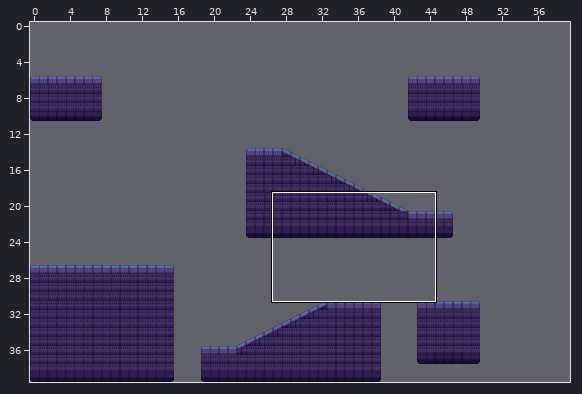
Two states of a Tiled map, assets/tiles/mapa1.tmx. Above: a wide view before the commit, with the close-up outlined.
Close-up. As it was:
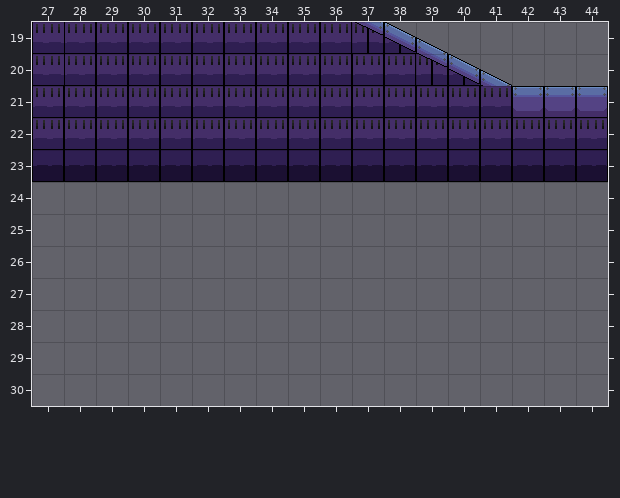
Cells are 32x32 px. Shown: x 27..44, y 19..30. The commit also changed other parts of the map, which this record leaves out. The old version is drawn lined up with the new one.
After:
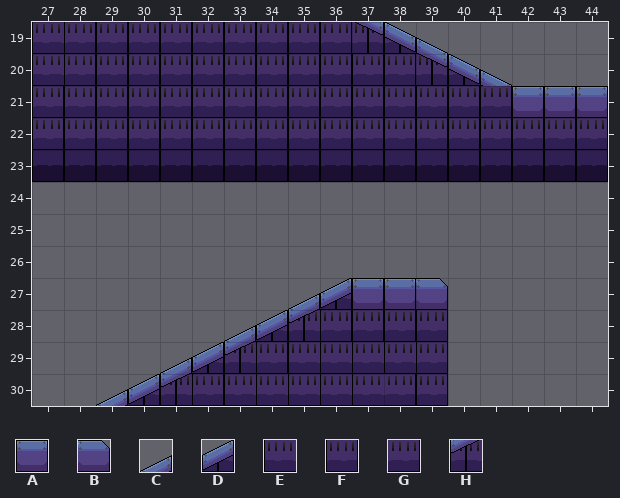
Key: from "tilemap1_32": A 1, B 2, C 6, D 7, E 8, F 9, G 10, H 14.
_ is an empty cell.
Change:
map size 50x40 -> 60x34 cells
Layer "suelos":
Tile A now appears in row 27 at x 37 to 38.
Tile B now appears in row 27 at x 39.
Tile C now appears in row 27 at x 35; in row 28 at x 33; in row 29 at x 31; in row 30 at x 29.
Tile D now appears in row 27 at x 36; in row 28 at x 34; in row 29 at x 32; in row 30 at x 30.
Tile E now appears in row 29 at x 35 to 38; in row 30 at x 33 to 37.
Tile F now appears in row 28 at x 36 to 39; in row 29 at x 34 and 39; in row 30 at x 32 and 39.
Tile G now appears in row 30 at x 38.
Tile H now appears in row 28 at x 35; in row 29 at x 33; in row 30 at x 31.
Pixel boxes of the changes (left, top, right, bottom) in both close-ups:
added: (96, 278, 448, 406)
